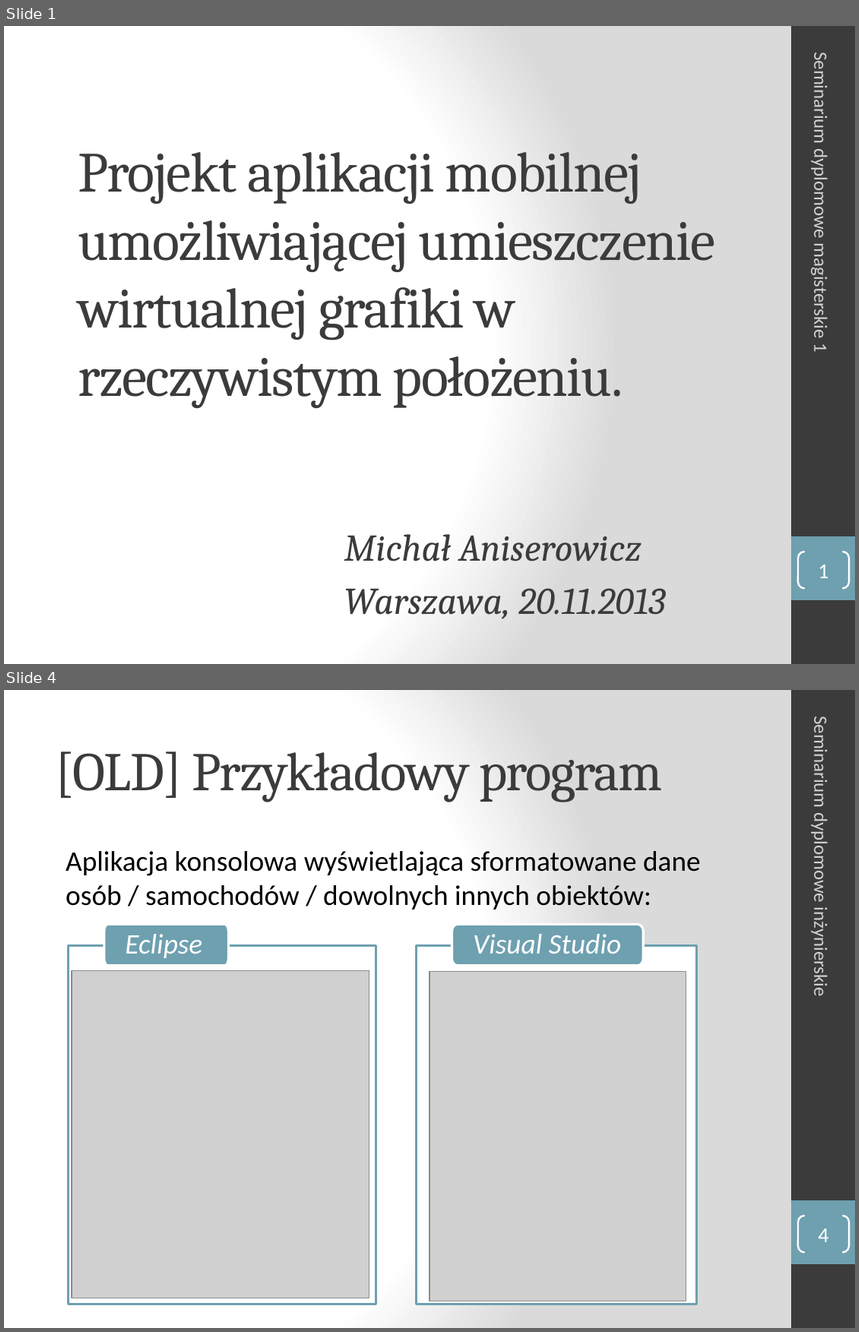
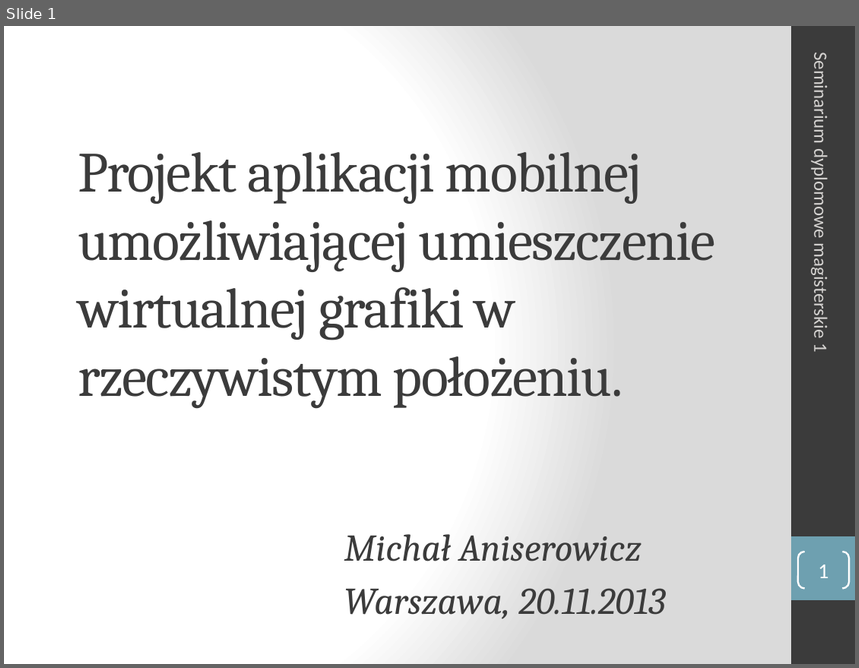
Before and after one commit to turekj/msc, a slide deck: Placeholder/seminar1/prezentacja/sdm1_Aniserowicz_Michal.pptx. Shown one above the other, each under a label of ours: slides 1 and 4 before the commit, slide 1 after it; the slides between them are not shown. The pictures are 859x1332 and 859x668 pixels, drawn with LibreOffice and Linux fonts; fonts in the diff are those of the drawing; grey boxes stand for pictures. Boxes give left, top, right and bottom in pixels: in the first picture for what was removed or moved away, otherwise in the second. Text is boxed around its words. In the diff, an @@ line names an element or a change of style, - is before the commit and + after.

```diff
--- a/Placeholder/seminar1/prezentacja/sdm1_Aniserowicz_Michal.pptx
+++ b/Placeholder/seminar1/prezentacja/sdm1_Aniserowicz_Michal.pptx
@@ slide 4 removed at [4, 690, 855, 1328], background gradient #FFFFFF to #DADADA; not listed: 2 template elements that a slide beside it also shows @@
@@ text removed at [810, 725, 832, 995] @@
-Seminarium dyplomowe inżynierskie
@@ title removed at [55, 752, 662, 802] @@
-[OLD] Przykładowy program
@@ text removed at [66, 851, 701, 910] @@
-Aplikacja konsolowa wyświetlająca sformatowane dane osób / samochodów / dowolnych innych obiektów:
@@ freeform shape removed at [104, 924, 229, 966] @@
-Eclipse
@@ freeform shape removed at [452, 924, 643, 966] @@
-Visual Studio
@@ freeform shape removed at [69, 945, 376, 1304] @@
@@ freeform shape removed at [416, 945, 697, 1304] @@
@@ picture removed at [72, 971, 370, 1299] @@
@@ picture removed at [430, 972, 686, 1302] @@
@@ page number removed at [798, 1216, 849, 1252] @@
-4
```
Also in this commit, not shown: 3 slides changed, 10 slides added, 2 other slides removed, 14 other files.
